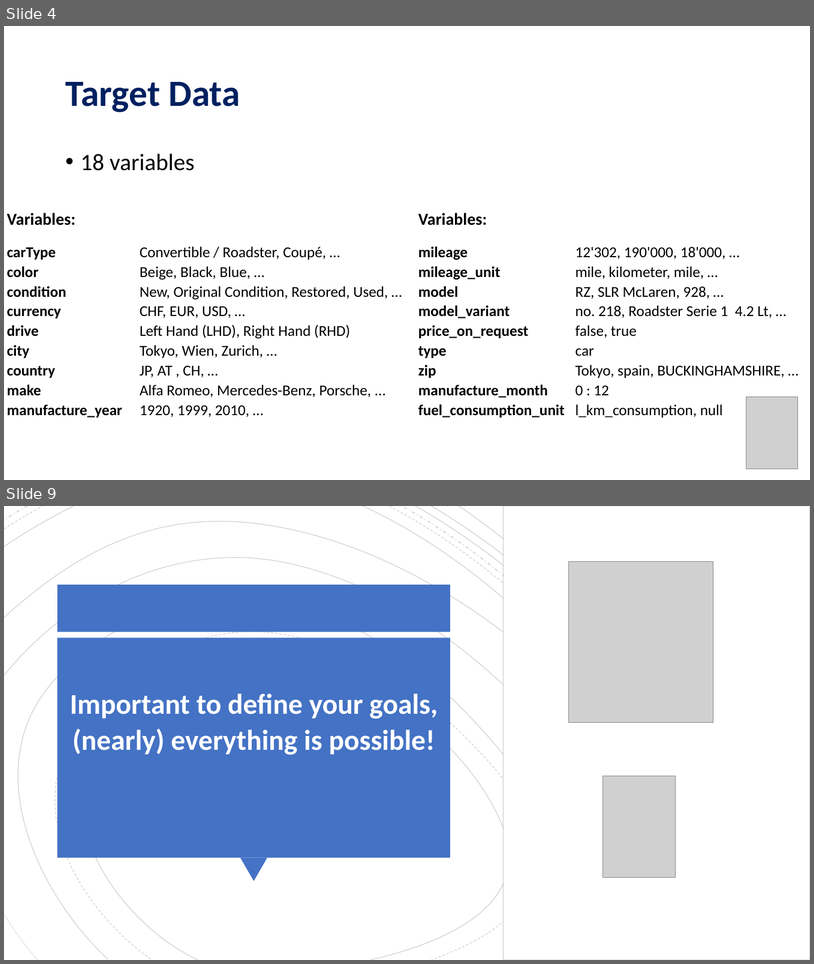
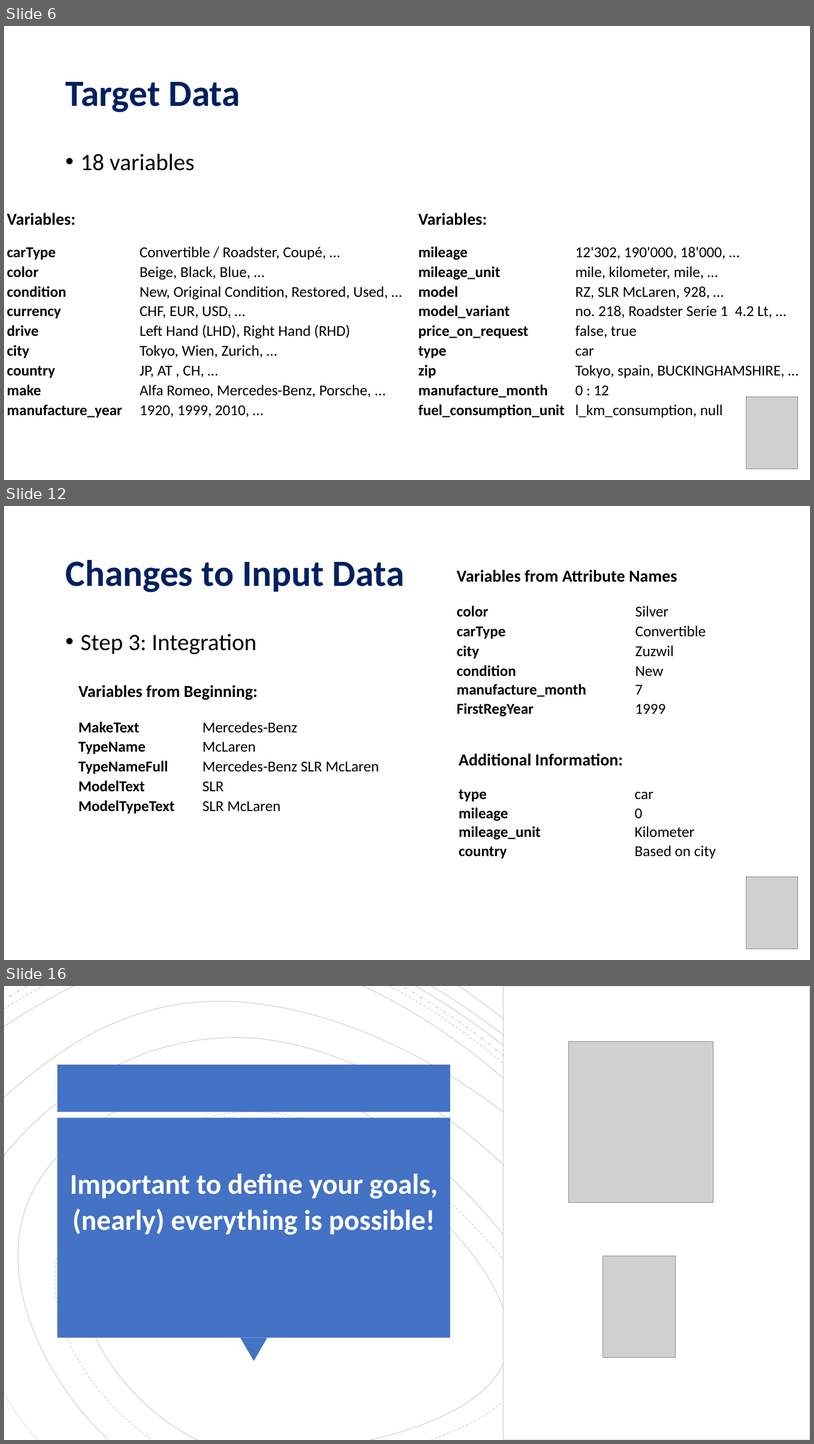
Before and after one commit to MauroSchlaepfer/Onedot, a slide deck: Onedot_Presentation.pptx. Shown one above the other, each under a label of ours: slides 4 and 9 before the commit, slides 6, 12 and 16 after it; the slides between them are not shown. The pictures are 814x964 and 814x1444 pixels, drawn with LibreOffice and Linux fonts; fonts in the diff are those of the drawing; grey boxes stand for pictures. Boxes give left, top, right and bottom in pixels: in the first picture for what was removed or moved away, otherwise in the second. Text is boxed around its words. In the diff, an @@ line names an element or a change of style, - is before the commit and + after.

```diff
--- a/Onedot_Presentation.pptx
+++ b/Onedot_Presentation.pptx
@@ slide 12 added at bbox=[4, 506, 810, 960], background #FFFFFF @@
@@ title added at bbox=[65, 559, 405, 592], 44 pt, text #002060, bold @@
+Changes to Input Data
@@ table added at bbox=[443, 553, 810, 679], 7 rows, 5 columns @@
+ |  |  |  | 
+ | Variables from Attribute Names |  |  | 
+ |  |  |  | 
+ | color |  | Silver | 
+ | carType |  | Convertible | 
+ | city |  | Zuzwil | 
+ | condition |  | New | 
@@ text added at bbox=[81, 634, 257, 654], 28 pt, text #000000 @@
+• Step 3: Integration
@@ table added at bbox=[60, 668, 492, 828], 9 rows, 3 columns @@
+ |  | 
+ | Variables from Beginning: | 
+ |  | 
+ | MakeText | Mercedes-Benz
+ | TypeName | McLaren
+ | TypeNameFull | Mercedes-Benz SLR McLaren
+ | ModelText | SLR
+ | ModelTypeText | SLR McLaren
+ |  | 
@@ table added at bbox=[441, 679, 795, 719], 2 rows, 3 columns @@
+ | manufacture_month | 7
+ | FirstRegYear | 1999
@@ table added at bbox=[446, 737, 793, 861], 7 rows, 3 columns @@
+ |  | 
+ | Additional Information: | 
+ |  | 
+ | type | car
+ | mileage | 0
+ | mileage_unit | Kilometer
+ | country | Based on city
@@ picture added at bbox=[747, 877, 799, 949] @@
@@ what was slide 4 is now slide 6 @@
@@ what was slide 9 is now slide 16 @@
```
Also in this commit, not shown: 4 slides changed, 7 other slides added, 1 slide removed.
